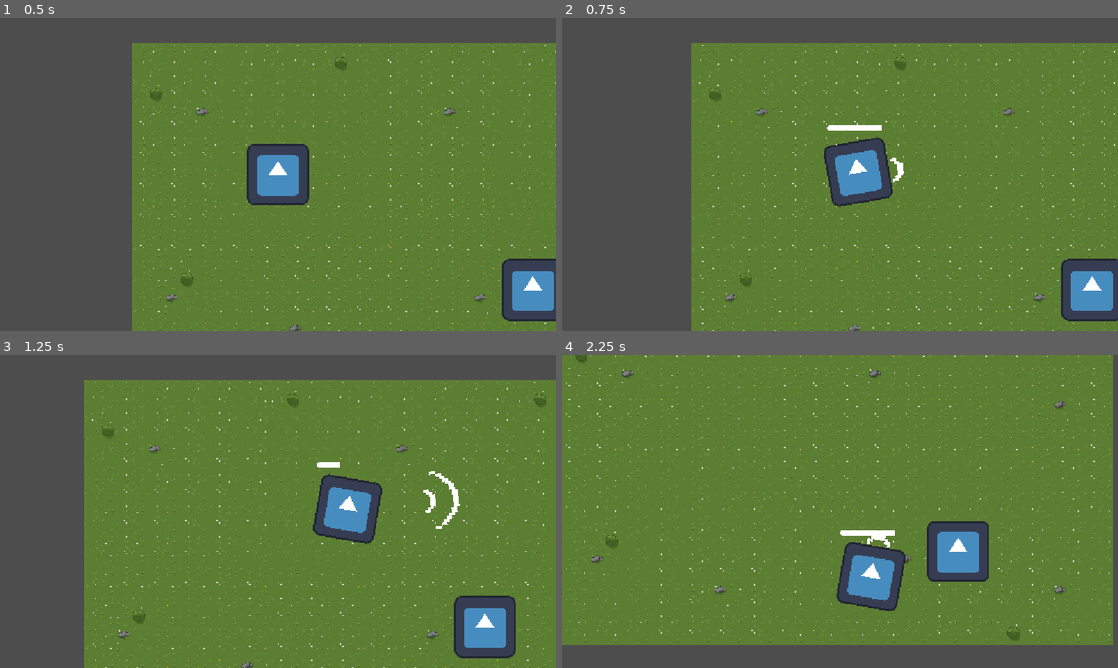
Above: before the commit, frames 1-4 (two rows, left to right).
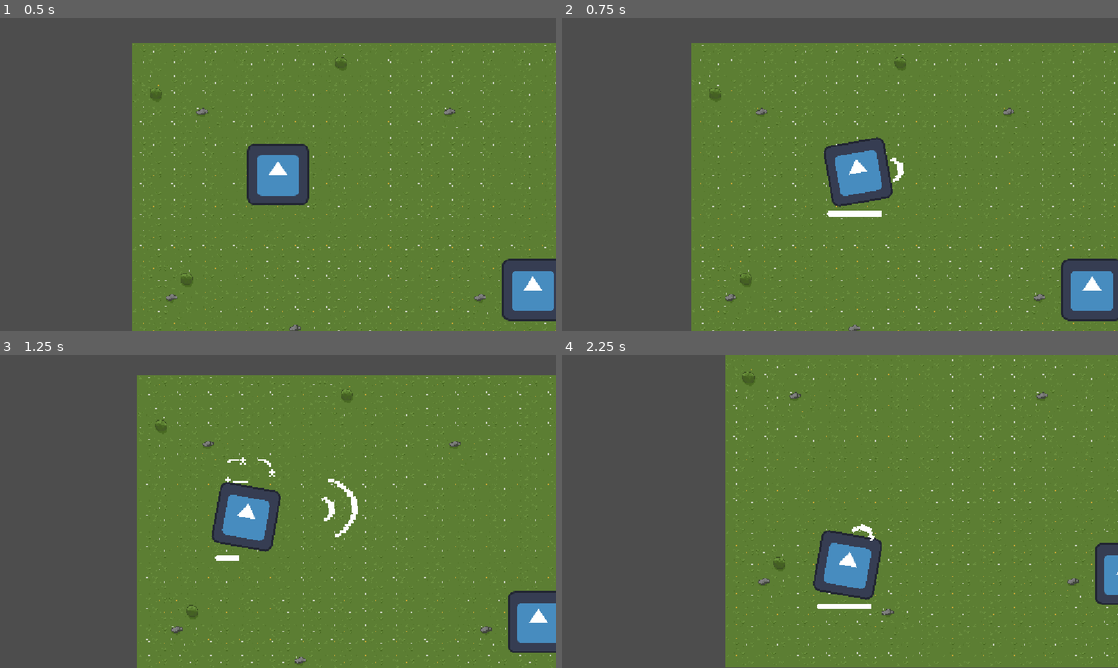
Above: after the commit, the same moments.

Repository: CplCanuck/mru-hacks-2026
Game: Godot game, scene res://assets/scenes/main.tscn
Same seed, same stepped clock (60 frames per second), same inputs: the game is played once before the commit and once after it. The engine's default icon, where the game draws it, is replaced by a stand-in: a white triangle on a blue panel in a dark square. Sound files missing from this copy of the repository are replaced by a short silence.
Inputs (mouse positions are in pixels of both pictures, inside the frame that each line leads up to):
- Up to frame 1 (0.5 s): no input
- Up to frame 2 (0.75 s): tap Enter at 0.5 s; move the mouse to (962, 158) at 0.52 s; hold D (right) from 0.53 s (still down); click (962, 158) at 0.6 s
- Up to frame 3 (1.25 s): keep holding D (right); tap F (interact) at 0.8 s
- Up to frame 4 (2.25 s): move the mouse to (728, 527) at 1.27 s; release D (right) at 1.28 s; hold S (down) 1.28-2.03 s; tap F (interact) at 1.35 s; click (728, 527) at 1.55 s; move the mouse to (895, 442) at 2.02 s; hold D (right) from 2.03 s (still down); click (895, 442) at 2.1 s

Frame 1 is identical in both runs. In frame 2, 0.4% of the frame differs, in the area x 47-58%, y 34-64%; in frame 3, 19%; in frame 4, 40%, in the area x 0-100%, y 0-100%.

Commit message:
Implement Player Stun

Diff:
--- a/assets/objects/player.gd
+++ b/assets/objects/player.gd
@@ -1,19 +1,32 @@
 extends CharacterBody2D
 
-@export var max_speed = 400.0
-@export var acceleration = 2000.0
-@export var friction = 1500.0
-@export var attack_cooldown_value = 1
+@export var max_speed := 400.0
+@export var acceleration := 2000.0
+@export var friction := 1500.0
+@export var attack_cooldown_value := 1.0
+@export var invincibility_duration := 3.0
+@export var stun_duration : float = 0.75
+@export var stun_knockback_force := 700.0
 
 @onready var attack_pivot: Marker2D = $"Attack Pivot"
 @onready var attack_cooldown: Timer = $"Attack Cooldown"
 @onready var bark_collider: CollisionShape2D = $"Attack Pivot/Attackbox/CollisionShape2D"
 @onready var bark_animation: AnimatedSprite2D = $"Attack Pivot/Bark Animation"
 @onready var animation_player: AnimationPlayer = $AnimationPlayer
+@onready var invincibility_timer: Timer = $"Invincibility Timer"
+@onready var stun_timer: Timer = $"Stun Timer"
+@onready var stun_stars: AnimatedSprite2D = $"Stun Stars"
+
+var is_stunned : bool = false
+var is_invincible : bool = false
 
 
 
 func _process(_delta: float) -> void:
+	# Change out for enemy hit once we have enemies
+	if Input.is_action_just_pressed("interact"):
+		handle_damage(global_position.direction_to(get_global_mouse_position()).normalized())
+
 	handle_walk_animation()
 	handle_attack_click()
 
@@ -31,7 +44,7 @@
 func handle_movement(delta):
 	var input_direction = Input.get_vector("left", "right", "up", "down")
 
-	if input_direction != Vector2.ZERO:
+	if input_direction != Vector2.ZERO && is_stunned == false:
 		velocity = velocity.move_toward(input_direction * max_speed, acceleration * delta)
 	else:
 		velocity = velocity.move_toward(Vector2.ZERO, friction * delta)
@@ -51,6 +64,26 @@
 		# trigger attack hitbox (currently turned off in timer time out)
 		bark_collider.disabled = false
 
+func handle_damage(incoming_direction) -> void:
+	# don't need to handle damage if we have i frames
+	if is_invincible:
+		return
+
+	# knock player in the opposite direction of incoming attack
+	velocity = Vector2.ONE * (-(incoming_direction) * stun_knockback_force)
+
+	# set invincibility
+	is_invincible = true
+	invincibility_timer.start(invincibility_duration)
+
+	# set stun
+	is_stunned = true
+	stun_stars.visible = true
+	if !stun_timer.is_stopped():
+		stun_timer.stop()
+	stun_timer.start(stun_duration)
+
+
 
 func _handle_rest() -> void:
 	if velocity.is_zero_approx():
@@ -60,3 +93,10 @@
 	bark_collider.disabled = true
 	bark_animation.visible = false
 	pass # Replace with function body.
+
+func _on_invincibility_timer_timeout() -> void:
+	is_invincible = false
+
+func _on_stun_timer_timeout() -> void:
+	is_stunned = false
+	stun_stars.visible = false
--- a/assets/objects/player.tscn
+++ b/assets/objects/player.tscn
@@ -2,12 +2,63 @@
 
 [ext_resource type="Script" uid="uid://jok3quvn6ga6" path="res://assets/objects/player.gd" id="1_5pvfp"]
 [ext_resource type="Texture2D" uid="uid://dmreb8bu4bxac" path="res://icon.svg" id="1_ikdab"]
+[ext_resource type="Texture2D" uid="uid://c7rvyl8eukwj4" path="res://assets/sprites/stun_stars.png" id="2_nqkij"]
 [ext_resource type="Texture2D" uid="uid://bt7n554ph21w0" path="res://assets/sprites/bark-attack-1.png" id="3_6r1sy"]
 [ext_resource type="Texture2D" uid="uid://dxadglr5jl0qk" path="res://assets/sprites/ProgressBar.png" id="4_6r1sy"]
 [ext_resource type="Script" uid="uid://dt36wd4ti631g" path="res://assets/objects/progress_bar.gd" id="4_jssbp"]
 
 [sub_resource type="CircleShape2D" id="CircleShape2D_bi8p6"]
 radius = 70.0
+
+[sub_resource type="AtlasTexture" id="AtlasTexture_htwuo"]
+atlas = ExtResource("2_nqkij")
+region = Rect2(0, 0, 32, 16)
+
+[sub_resource type="AtlasTexture" id="AtlasTexture_34ecl"]
+atlas = ExtResource("2_nqkij")
+region = Rect2(32, 0, 32, 16)
+
+[sub_resource type="AtlasTexture" id="AtlasTexture_fg3d2"]
+atlas = ExtResource("2_nqkij")
+region = Rect2(64, 0, 32, 16)
+
+[sub_resource type="AtlasTexture" id="AtlasTexture_1qp14"]
+atlas = ExtResource("2_nqkij")
+region = Rect2(96, 0, 32, 16)
+
+[sub_resource type="AtlasTexture" id="AtlasTexture_qgtm8"]
+atlas = ExtResource("2_nqkij")
+region = Rect2(128, 0, 32, 16)
+
+[sub_resource type="AtlasTexture" id="AtlasTexture_7muya"]
+atlas = ExtResource("2_nqkij")
+region = Rect2(160, 0, 32, 16)
+
+[sub_resource type="SpriteFrames" id="SpriteFrames_1yt0f"]
+animations = [{
+"frames": [{
+"duration": 0.5,
+"texture": SubResource("AtlasTexture_htwuo")
+}, {
+"duration": 0.5,
+"texture": SubResource("AtlasTexture_34ecl")
+}, {
+"duration": 0.5,
+"texture": SubResource("AtlasTexture_fg3d2")
+}, {
+"duration": 0.5,
+"texture": SubResource("AtlasTexture_1qp14")
+}, {
+"duration": 0.5,
+"texture": SubResource("AtlasTexture_qgtm8")
+}, {
+"duration": 0.5,
+"texture": SubResource("AtlasTexture_7muya")
+}],
+"loop": 1,
+"name": &"default",
+"speed": 5.0
+}]
 
 [sub_resource type="AtlasTexture" id="AtlasTexture_nqkij"]
 atlas = ExtResource("3_6r1sy")
@@ -64,7 +115,7 @@
 tracks/0/type = "value"
 tracks/0/imported = false
 tracks/0/enabled = true
-tracks/0/path = NodePath("Icon:rotation")
+tracks/0/path = NodePath("Player Sprite:rotation")
 tracks/0/interp = 1
 tracks/0/loop_wrap = true
 tracks/0/keys = {
@@ -76,7 +127,7 @@
 tracks/1/type = "value"
 tracks/1/imported = false
 tracks/1/enabled = true
-tracks/1/path = NodePath("Icon:position")
+tracks/1/path = NodePath("Player Sprite:position")
 tracks/1/interp = 1
 tracks/1/loop_wrap = true
 tracks/1/keys = {
@@ -92,7 +143,7 @@
 tracks/0/type = "value"
 tracks/0/imported = false
 tracks/0/enabled = true
-tracks/0/path = NodePath("Icon:rotation")
+tracks/0/path = NodePath("Player Sprite:rotation")
 tracks/0/interp = 2
 tracks/0/loop_wrap = true
 tracks/0/keys = {
@@ -104,7 +155,7 @@
 tracks/1/type = "value"
 tracks/1/imported = false
 tracks/1/enabled = true
-tracks/1/path = NodePath("Icon:position")
+tracks/1/path = NodePath("Player Sprite:position")
 tracks/1/interp = 2
 tracks/1/loop_wrap = true
 tracks/1/keys = {
@@ -144,10 +195,23 @@
 [node name="CollisionShape2D" type="CollisionShape2D" parent="." unique_id=733966564]
 shape = SubResource("CircleShape2D_bi8p6")
 
-[node name="Icon" type="Sprite2D" parent="." unique_id=1374197492]
+[node name="Stun Stars" type="AnimatedSprite2D" parent="." unique_id=1874224851]
+visible = false
+position = Vector2(0, -100)
+scale = Vector2(4, 4)
+sprite_frames = SubResource("SpriteFrames_1yt0f")
+autoplay = "default"
+
+[node name="Player Sprite" type="Sprite2D" parent="." unique_id=1374197492]
 texture = ExtResource("1_ikdab")
 
 [node name="Attack Cooldown" type="Timer" parent="." unique_id=1614825696]
+one_shot = true
+
+[node name="Invincibility Timer" type="Timer" parent="." unique_id=1739945009]
+one_shot = true
+
+[node name="Stun Timer" type="Timer" parent="." unique_id=45758578]
 one_shot = true
 
 [node name="Attack Pivot" type="Marker2D" parent="." unique_id=1688328193]
@@ -171,9 +235,9 @@
 
 [node name="Attack Cooldown Progress" type="TextureProgressBar" parent="." unique_id=86862075]
 offset_left = -64.0
-offset_top = -104.0
+offset_top = 73.0
 offset_right = 64.0
-offset_bottom = -77.0
+offset_bottom = 100.0
 texture_progress = ExtResource("4_6r1sy")
 script = ExtResource("4_jssbp")
 
@@ -187,3 +251,5 @@
 libraries/ = SubResource("AnimationLibrary_xvjlw")
 
 [connection signal="timeout" from="Attack Cooldown" to="." method="_on_attack_cooldown_timeout"]
+[connection signal="timeout" from="Invincibility Timer" to="." method="_on_invincibility_timer_timeout"]
+[connection signal="timeout" from="Stun Timer" to="." method="_on_stun_timer_timeout"]
Binary file added: assets/sprites/stun_stars.png
Not shown, added: assets/sprites/stun_stars.png.import
